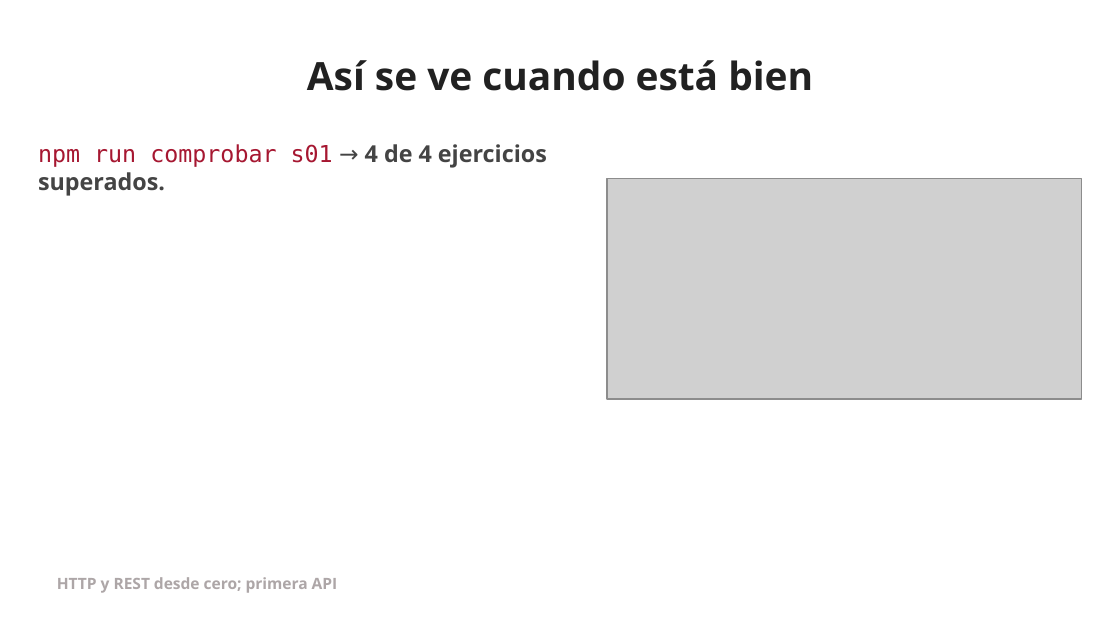
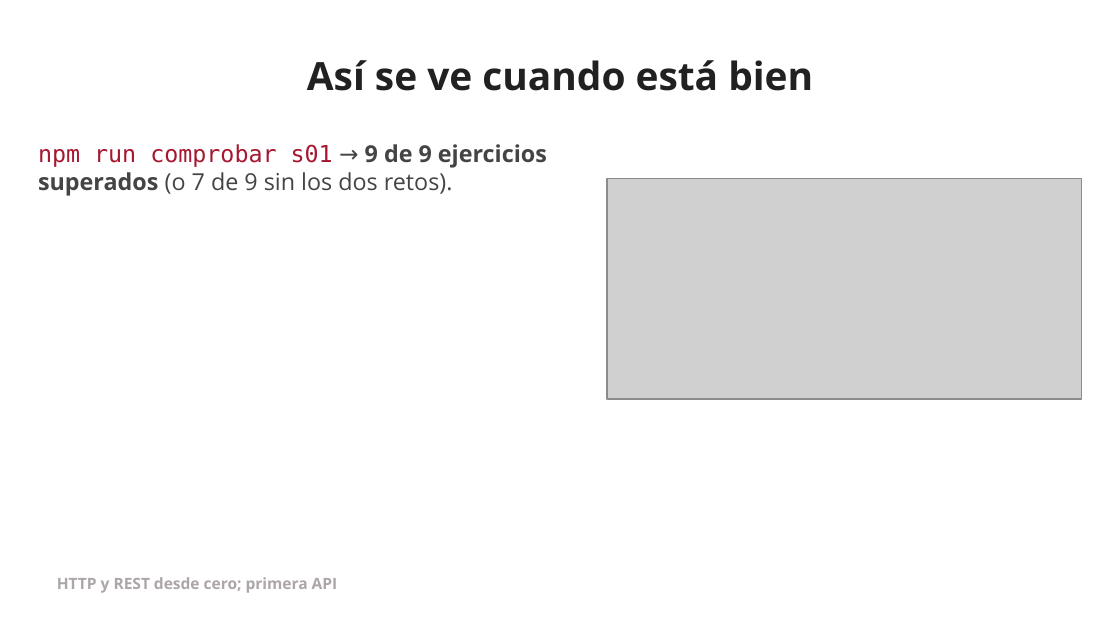
Before and after one commit to jserranof/formacion-openapi-jserranof, a slide deck: slide 66 of docs/sesiones/presentaciones/s01-presentacion.pptx. Drawn at 1120x630 pixels with LibreOffice and Linux fonts; fonts in the diff are those of the drawing; grey boxes stand for pictures; background and template pictures are left out. Boxes give left, top, right and bottom in pixels: in the first picture for what was removed or moved away, otherwise in the second. Text is boxed around its words. In the diff, an @@ line names an element or a change of style, - is before the commit and + after.

Commit message:
feat(s01): nueve ejercicios con pruebas, dos o tres por bloque
- e01 (explorar la API) y e02 (verbo y código): los Tu turno de los bloques 1
  y 2 se contestan en un fichero y se comprueban sin desvelar la respuesta.
- e05 (prioridad tipada), e06 (reto: filtro) y e08 (resumen, con la trampa
  del orden de las rutas) nuevos. Los de antes pasan a e03, e04, e07 y e09.
- comprobar: pistas de Content-Type legibles y sin «llega false».
- Referencia rápida, diapositivas, PPTX/PDF y práctica 1 al día.

```diff
--- a/docs/sesiones/presentaciones/s01-presentacion.pptx
+++ b/docs/sesiones/presentaciones/s01-presentacion.pptx
@@ text at box(38, 144, 547, 196): text changed; bold off @@
-npm run comprobar s01 → 4 de 4 ejercicios superados.
+npm run comprobar s01 → 9 de 9 ejercicios superados (o 7 de 9 sin los dos retos).
```
Also in this commit, not shown: 8 other slides changed, 21 other files.
